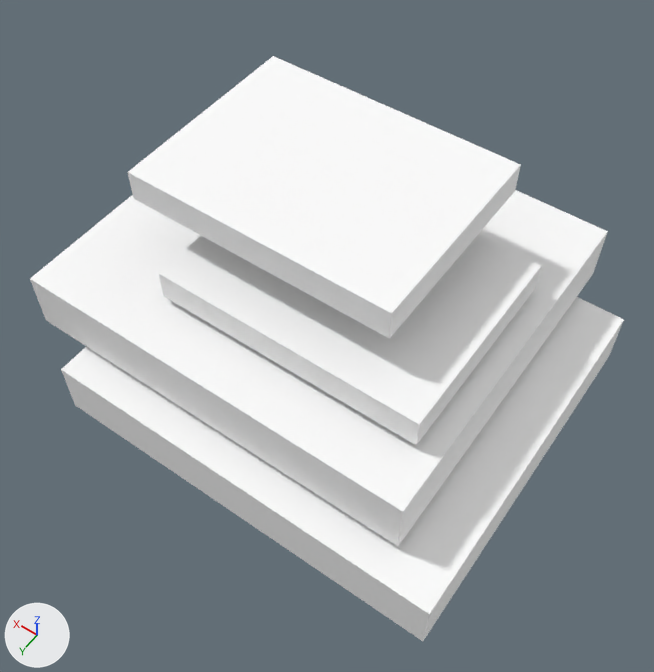
Two versions of the OBJ model src/main/resources/assets/yuanxian/models/equipment/forging/workpiece_xuantie_boots_rough.obj, one commit apart.
One viewpoint serves both versions: a camera (50 mm lens) standing at (0.259, -0.134, 0.621) and looking at (0.505, -0.477, 0.08). Lighting does not change. The marker at lower left points along +X, +Y and +Z. The older version comes first. Where no turn or scale is listed for an object, it has been applied to the vertices. Vertices at exactly the same position are counted once.

Before the edit, the objects in view are built like this:
```python
me_workpiece_xuantie_boots_rough = bpy.data.meshes.new('workpiece_xuantie_boots_rough')
me_workpiece_xuantie_boots_rough.from_pydata(...)  # a box spanning x 0.333..0.667, y -0.65..-0.35, z 0.0..0.05; a box spanning x 0.373..0.708, y -0.675..-0.375, z 0.056..0.106; a box spanning x 0.391..0.609, y -0.583..-0.417, z 0.113..0.138; a box spanning x 0.431..0.65, y -0.608..-0.442, z 0.169..0.194
me_workpiece_xuantie_boots_rough.materials.append(mat_m0)  # its picture is missing
ob_workpiece_xuantie_boots_rough = bpy.data.objects.new('workpiece_xuantie_boots_rough', me_workpiece_xuantie_boots_rough)
ob_workpiece_xuantie_boots_rough.location = (0.0, 0.0, 0.0)
```
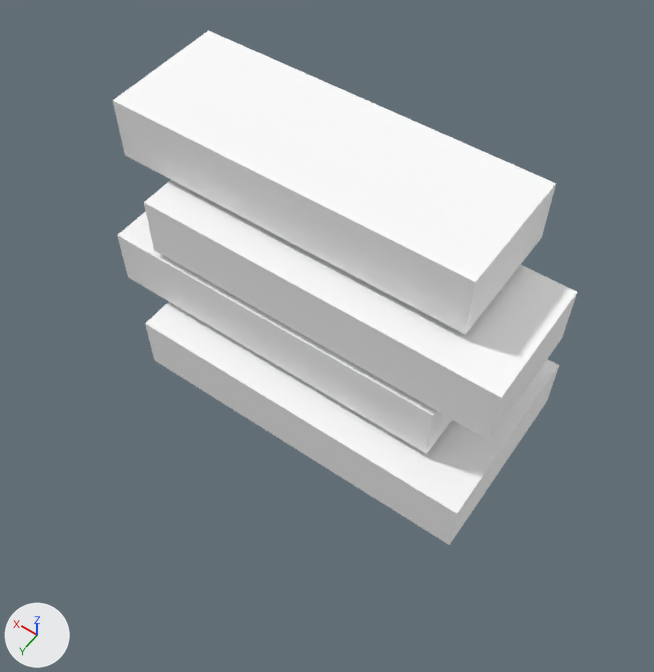
Changed parts and their boxes [x1, y1, x2, y2] in the pictures (654 x 672 px; the box of a moved part takes in the faces that stretch with it):
'workpiece_xuantie_boots_rough', reshaped (22% narrower, 12% shorter)
    before: [30, 56, 624, 641]
    after: [113, 31, 577, 545]
part 1 of me_workpiece_xuantie_boots_rough, moved or reshaped
    before: [61, 297, 624, 641]
    after: [145, 302, 559, 545]
part 2 of me_workpiece_xuantie_boots_rough, moved or reshaped
    before: [30, 190, 608, 546]
    after: [117, 211, 452, 454]
part 3 of me_workpiece_xuantie_boots_rough, moved or reshaped
    before: [159, 235, 541, 445]
    after: [144, 180, 577, 441]
part 4 of me_workpiece_xuantie_boots_rough, moved or reshaped
    before: [128, 56, 521, 339]
    after: [113, 31, 556, 334]

Edits to the bpy script that builds the scene:
```text
Change me_workpiece_xuantie_boots_rough:
    used by ob_workpiece_xuantie_boots_rough; location = (0.0, 0.0, 0.0)
    remove me_workpiece_xuantie_boots_rough.from_pydata(...)  # 32 vertices, 24 faces; spans x 0.333..0.708, y -0.675..-0.35, z 0.0..0.194
    add me_workpiece_xuantie_boots_rough.from_pydata(...)  # 32 vertices, 24 faces; spans x 0.353..0.687, y -0.603..-0.422, z 0.0..0.219
    me_workpiece_xuantie_boots_rough part 1: the loose piece of 8 vertices spanning x 0.333..0.667, y -0.65..-0.35, z 0.0..0.05 is scaled about its middle by (0.869, 0.521, 1)
    me_workpiece_xuantie_boots_rough part 2: the loose piece of 8 vertices spanning x 0.373..0.708, y -0.675..-0.375, z 0.056..0.106 is scaled about its middle by (0.869, 0.521, 1)
    me_workpiece_xuantie_boots_rough part 3: the loose piece of 8 vertices spanning x 0.391..0.609, y -0.583..-0.417, z 0.113..0.138 is scaled about its middle by (1.34, 0.63, 2), then moved by (0.0, 0.0, 0.012)
    me_workpiece_xuantie_boots_rough part 4: the loose piece of 8 vertices spanning x 0.431..0.65, y -0.608..-0.442, z 0.169..0.194 is scaled about its middle by (1.34, 0.63, 2), then moved by (0.0, 0.0, 0.013)
```
